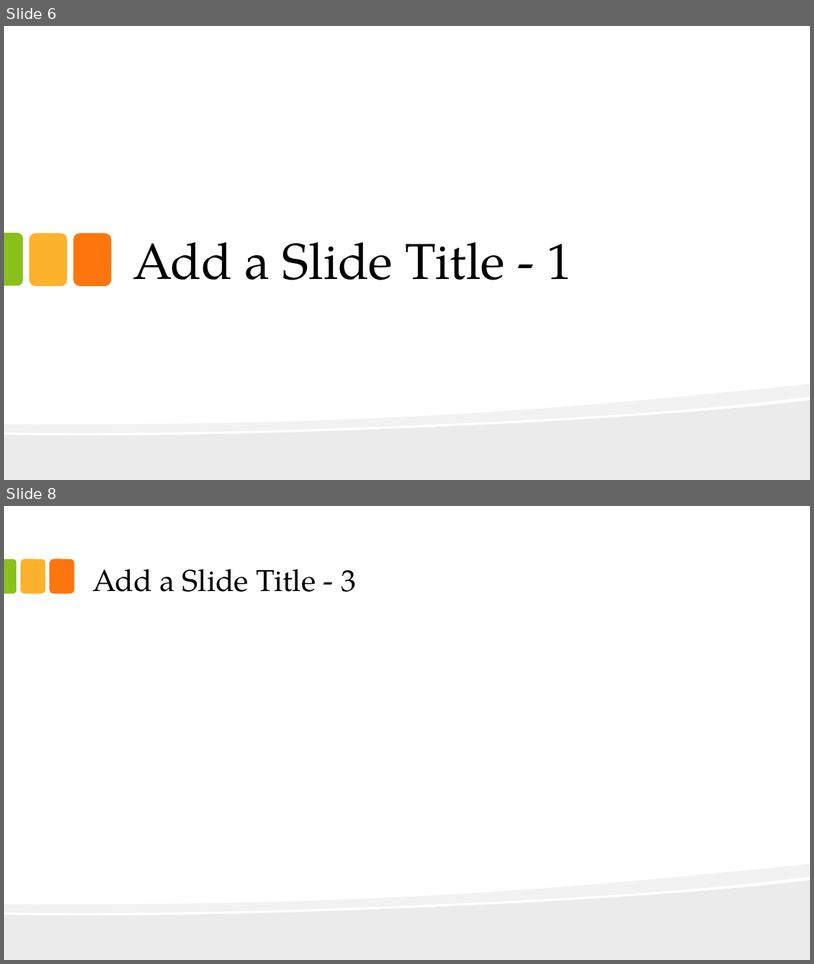
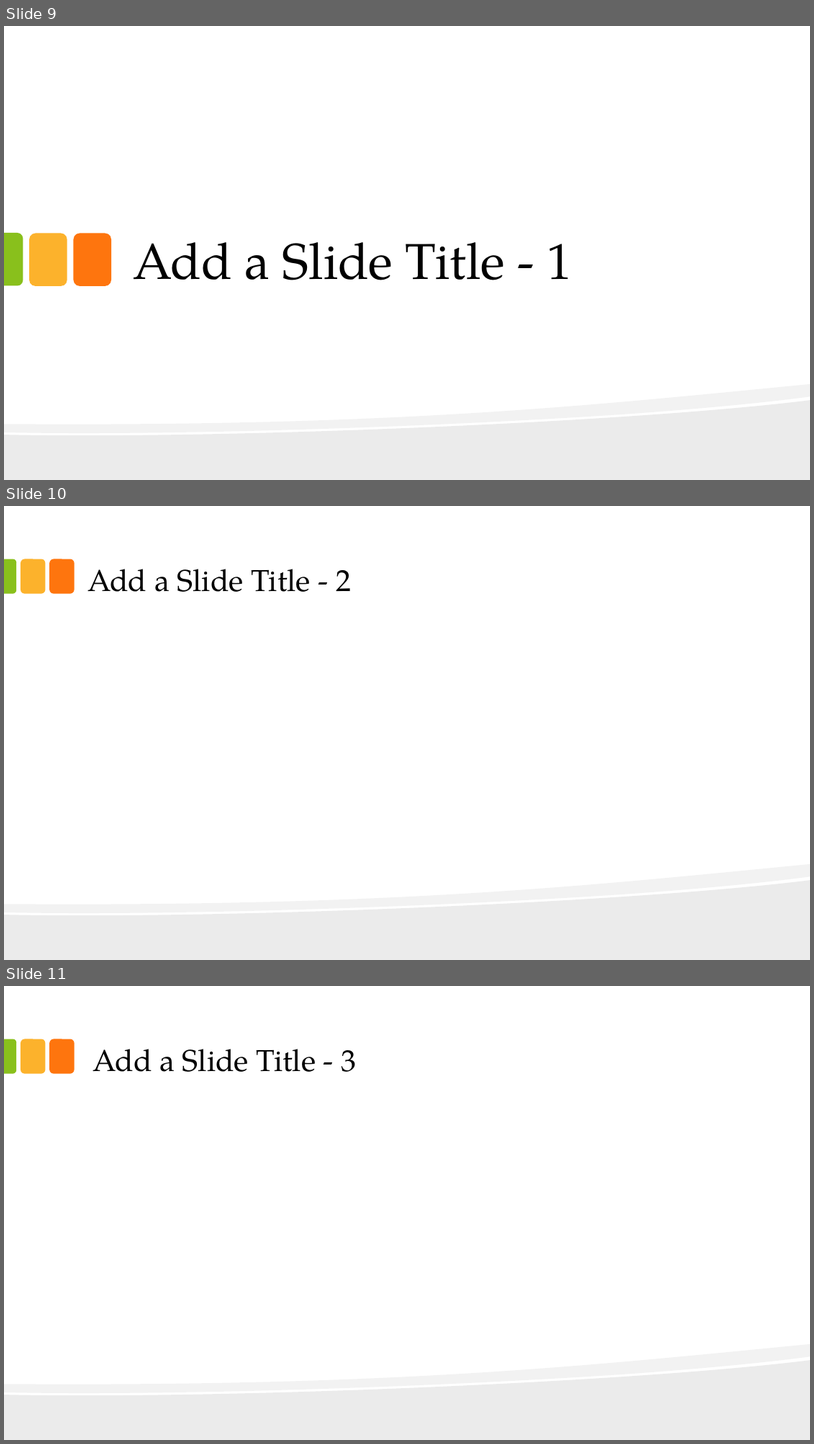
Before and after one commit to redlac/Interface-Design-Project-P3, a slide deck: Main Folder/presentation.pptx. Shown one above the other, each under a label of ours: slides 6 and 8 before the commit, slides 9, 10 and 11 after it; the slides between them are not shown. The pictures are 814x964 and 814x1444 pixels, drawn with LibreOffice and Linux fonts; fonts in the diff are those of the drawing. Boxes give left, top, right and bottom in pixels: in the first picture for what was removed or moved away, otherwise in the second. Text is boxed around its words. In the diff, an @@ line names an element or a change of style, - is before the commit and + after.

```diff
--- a/Main Folder/presentation.pptx
+++ b/Main Folder/presentation.pptx
@@ slide 10 added at (4, 506, 810, 960), background #FFFFFF; not listed: 5 template elements that a slide beside it also shows @@
@@ title added at (88, 569, 351, 592), 36 pt, text #000000 @@
+Add a Slide Title - 2
@@ what was slide 6 is now slide 9 @@
@@ what was slide 8 is now slide 11 @@
```
Also in this commit, not shown: 2 other slides added.
